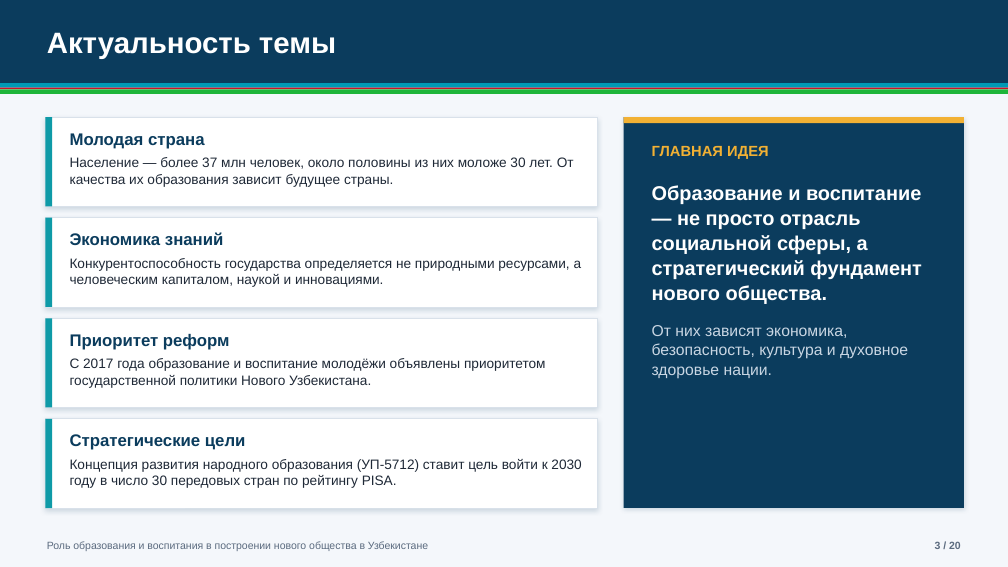
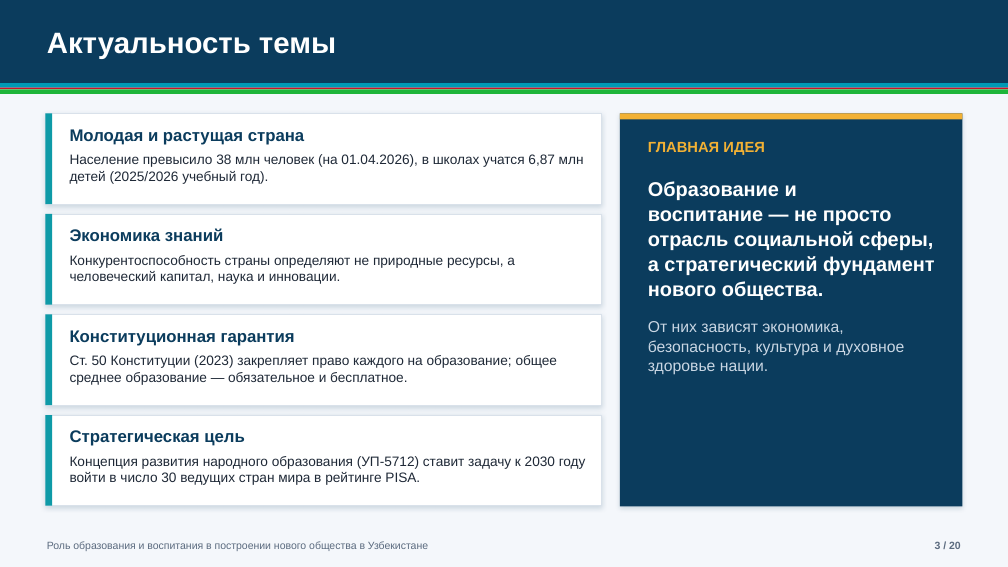
Before and after one commit to muhammadfayzboss-a11y/Prezentatsiyaga, a slide deck: slide 3 of Obrazovanie_i_vospitanie_Novyi_Uzbekistan.pptx. Drawn at 1008x567 pixels with LibreOffice and Linux fonts; fonts in the diff are those of the drawing. Boxes give left, top, right and bottom in pixels: in the first picture for what was removed or moved away, otherwise in the second. Text is boxed around its words. In the diff, an @@ line names an element or a change of style, - is before the commit and + after.

Commit message:
Replace presentation with corrected version
Old version removed. Fixed facts (Constitution art. 1 wording, outdated/unverified statistics replaced with sourced data), broken word and unsupported symbols, text overflow in narrow columns, unattributed quote; added sources and updated README.

```diff
--- a/Obrazovanie_i_vospitanie_Novyi_Uzbekistan.pptx
+++ b/Obrazovanie_i_vospitanie_Novyi_Uzbekistan.pptx
@@ rectangle: place and size @@
-rectangle at box(45, 117, 597, 206)
+rectangle at box(45, 113, 601, 204)
@@ 2 texts, 2 rectangles: place and size @@
-2 texts, 2 rectangles at box(624, 117, 964, 508)
+2 texts, 2 rectangles at box(620, 113, 963, 507)
@@ text at box(70, 129, 305, 145): text changed @@
-Молодая страна
+Молодая и растущая страна
@@ text at box(70, 154, 584, 184): text changed @@
-Население — более 37 млн человек, около половины из них моложе 30 лет. От качества их образования зависит будущее страны.
+Население превысило 38 млн человек (на 01.04.2026), в школах учатся 6,87 млн детей (2025/2026 учебный год).
@@ rectangle: place and size @@
-rectangle at box(45, 218, 597, 307)
+rectangle at box(45, 214, 601, 305)
@@ text "Экономика знаний": place and size @@
-text "Экономика знаний" at box(70, 232, 223, 245)
+text "Экономика знаний" at box(70, 228, 223, 241)
@@ text at box(70, 255, 515, 284): text changed @@
-Конкурентоспособность государства определяется не природными ресурсами, а человеческим капиталом, наукой и инновациями.
+Конкурентоспособность страны определяют не природные ресурсы, а человеческий капитал, наука и инновации.
@@ rectangle: place and size @@
-rectangle at box(45, 318, 597, 408)
+rectangle at box(45, 315, 601, 405)
@@ text at box(70, 355, 558, 385): text changed @@
-С 2017 года образование и воспитание молодёжи объявлены приоритетом государственной политики Нового Узбекистана.
+Ст. 50 Конституции (2023) закрепляет право каждого на образование; общее среднее образование — обязательное и бесплатное.
@@ text at box(70, 330, 295, 346): text changed @@
-Приоритет реформ
+Конституционная гарантия
@@ 3 rectangles: place and size @@
-3 rectangles at box(45, 117, 52, 508)
+3 rectangles at box(45, 113, 52, 506)
@@ rectangle: place and size @@
-rectangle at box(45, 419, 597, 508)
+rectangle at box(45, 415, 601, 506)
@@ text at box(70, 430, 245, 446): text changed @@
-Стратегические цели
+Стратегическая цель
@@ text at box(70, 456, 586, 485): text changed @@
-Концепция развития народного образования (УП-5712) ставит цель войти к 2030 году в число 30 передовых стран по рейтингу PISA.
+Концепция развития народного образования (УП-5712) ставит задачу к 2030 году войти в число 30 ведущих стран мира в рейтинге PISA.
```
Also in this commit, not shown: 17 other slides changed, 1 slide added, 1 slide removed, 1 other file.
